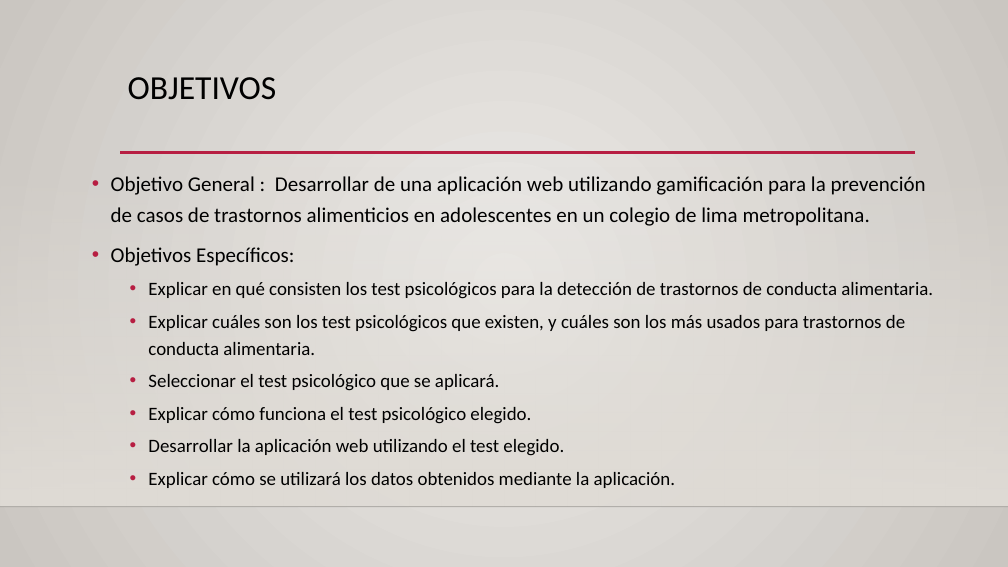
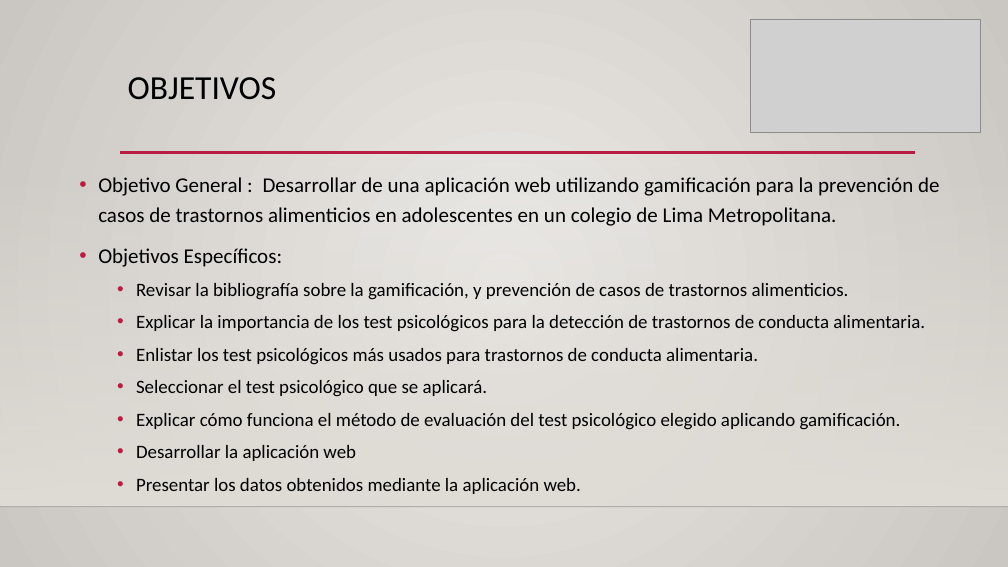
Before and after one commit to patriciamz-153/tesis, a slide deck: slide 6 of Presentación de Tesis Parte 2.pptx. Drawn at 1008x567 pixels with LibreOffice and Linux fonts; fonts in the diff are those of the drawing; grey boxes stand for pictures; background and template pictures are left out. Boxes give left, top, right and bottom in pixels: in the first picture for what was removed or moved away, otherwise in the second. Text is boxed around its words. In the diff, an @@ line names an element or a change of style, - is before the commit and + after.

```diff
--- a/Presentación de Tesis Parte 2.pptx
+++ b/Presentación de Tesis Parte 2.pptx
@@ picture added at (x1=750, y1=19, x2=981, y2=132) @@
@@ text "Objetivo General : Desarrollar de ..." moved from (x1=111, y1=176, x2=933, y2=488) to (x1=98, y1=177, x2=939, y2=494) @@
@@ text at (x1=98, y1=177, x2=939, y2=226): text changed @@
-• Objetivo General : Desarrollar de una aplicación web utilizando gamificación para la prevención de casos de trastornos alimenticios en adolescentes en un colegio de lima metropolitana.
+• Objetivo General : Desarrollar de una aplicación web utilizando gamificación para la prevención de casos de trastornos alimenticios en adolescentes en un colegio de Lima Metropolitana.
@@ text at (x1=136, y1=283, x2=925, y2=365): text changed @@
-  • Explicar en qué consisten los test psicológicos para la detección de trastornos de conducta alimentaria.
-  • Explicar cuáles son los test psicológicos que existen, y cuáles son los más usados para trastornos de conducta alimentaria.
+  • Revisar la bibliografía sobre la gamificación, y prevención de casos de trastornos alimenticios.
+  • Explicar la importancia de los test psicológicos para la detección de trastornos de conducta alimentaria.
+  • Enlistar los test psicológicos más usados para trastornos de conducta alimentaria.
@@ text at (x1=136, y1=413, x2=901, y2=494): text changed @@
-  • Explicar cómo funciona el test psicológico elegido.
-  • Desarrollar la aplicación web utilizando el test elegido.
-  • Explicar cómo se utilizará los datos obtenidos mediante la aplicación.
+  • Explicar cómo funciona el método de evaluación del test psicológico elegido aplicando gamificación.
+  • Desarrollar la aplicación web
+  • Presentar los datos obtenidos mediante la aplicación web.
```
Also in this commit, not shown: 23 other slides changed, 2 other files.
